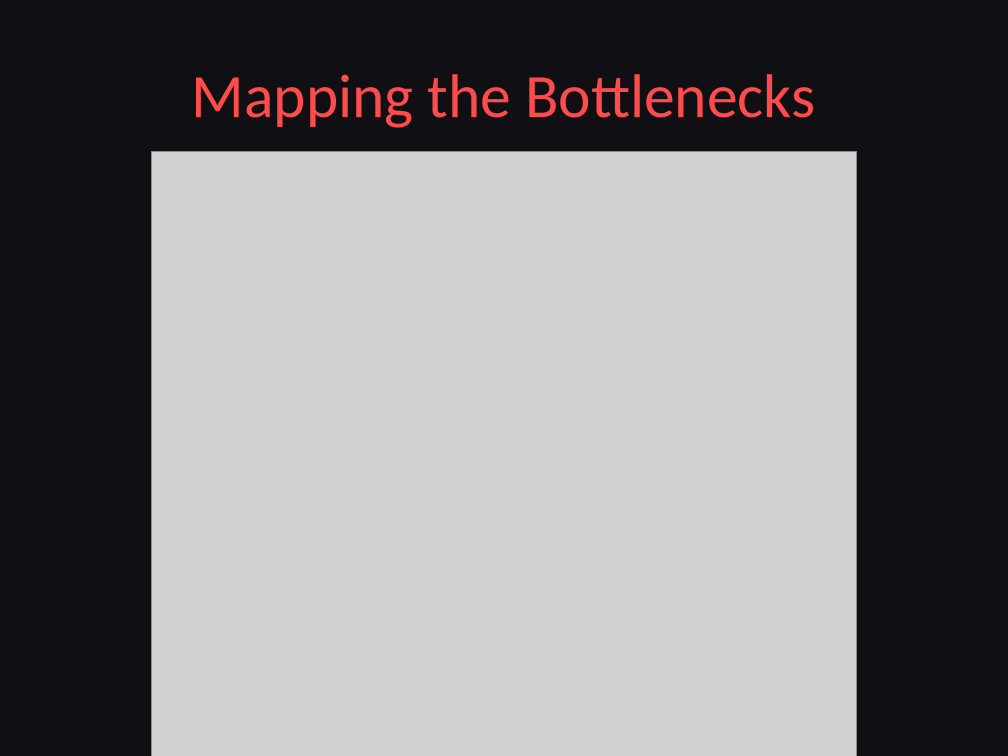
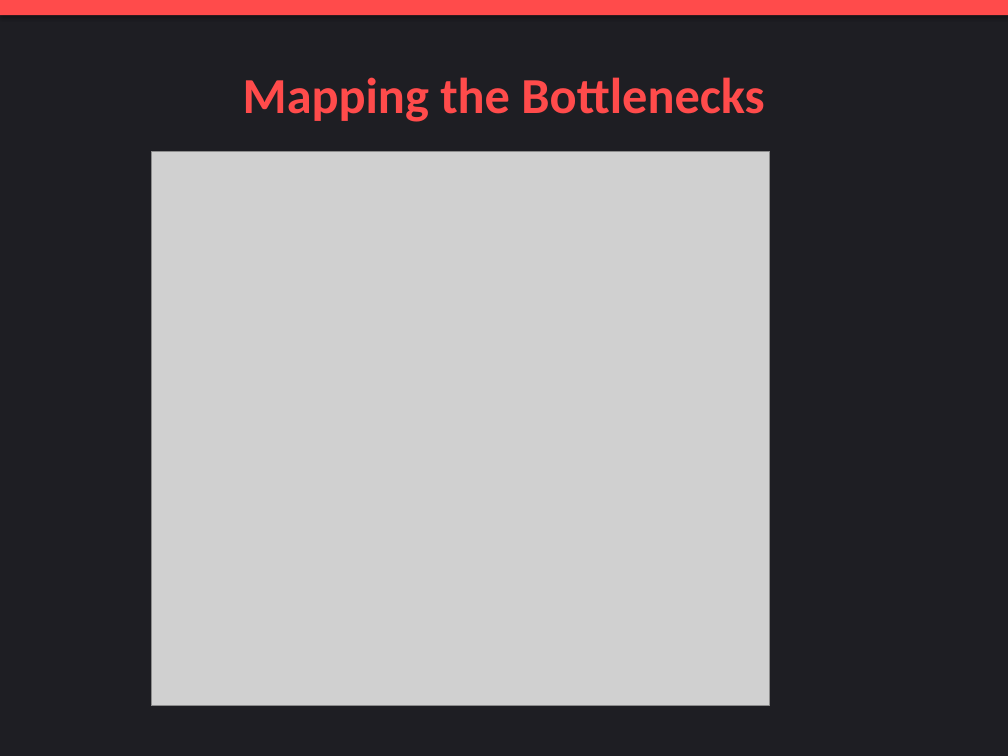
Before and after one commit to Shikhyy/Delhivery-Graph-Intelligence-System, a slide deck: slide 4 of Pitch_Deck.pptx. Drawn at 1008x756 pixels with LibreOffice and Linux fonts; fonts in the diff are those of the drawing; grey boxes stand for pictures. Boxes give left, top, right and bottom in pixels: in the first picture for what was removed or moved away, otherwise in the second. Text is boxed around its words. In the diff, an @@ line names an element or a change of style, - is before the commit and + after.

Commit message:
Update author to Shikhar Verma and improve PPTX styling

```diff
--- a/Pitch_Deck.pptx
+++ b/Pitch_Deck.pptx
@@ background #0F0F14 to #1E1E23 @@
@@ rectangle added at (0,0,1008,15), fill #FF4B4B @@
@@ title "Mapping the Bottlenecks" at (243,77,764,122): size 44 to 36 pt, bold on @@
@@ picture: place and size @@
-picture at (151,151,857,756)
+picture at (151,151,770,706)
```
Also in this commit, not shown: 8 other slides changed, 2 other files.
